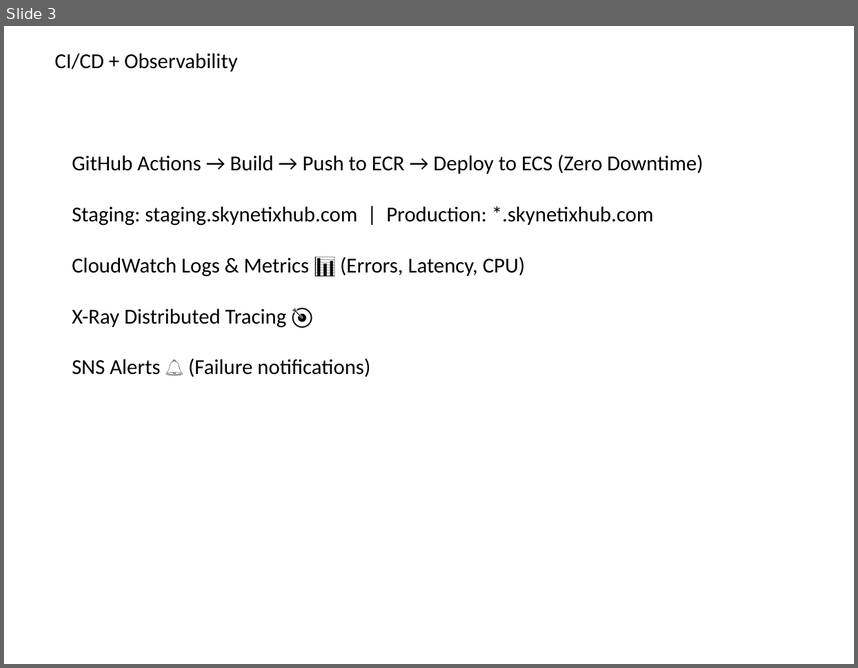
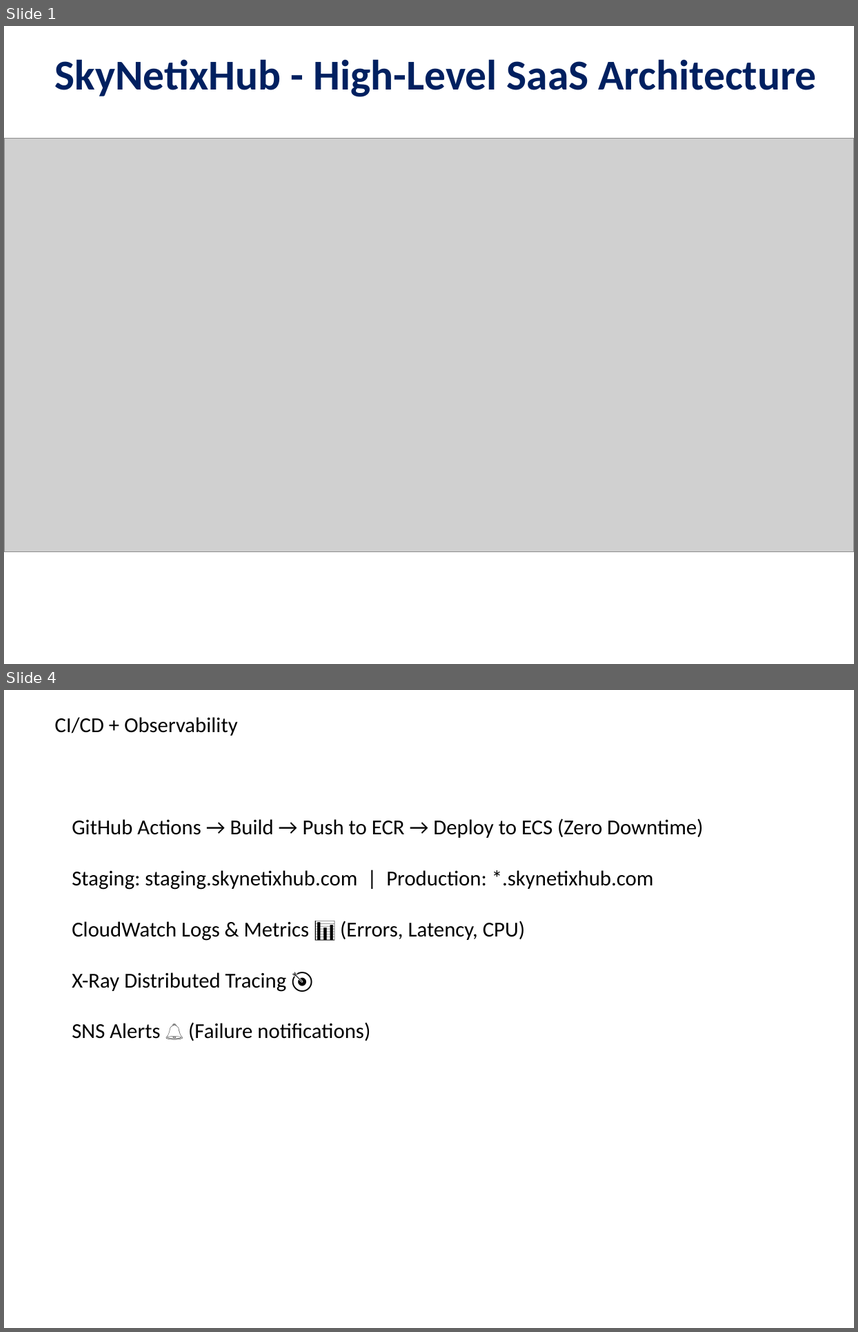
Before and after one commit to SkyNetix-Systems/SkyNetixHub, a slide deck: docs/SkyNetixHub_AWS_Architecture.pptx. Shown one above the other, each under a label of ours: slide 3 before the commit, slides 1 and 4 after it; the slides between them are not shown. The pictures are 858x668 and 858x1332 pixels, drawn with LibreOffice and Linux fonts; fonts in the diff are those of the drawing; grey boxes stand for pictures. Boxes give left, top, right and bottom in pixels: in the first picture for what was removed or moved away, otherwise in the second. Text is boxed around its words. In the diff, an @@ line names an element or a change of style, - is before the commit and + after.

Commit message:
architecture added

```diff
--- a/docs/SkyNetixHub_AWS_Architecture.pptx
+++ b/docs/SkyNetixHub_AWS_Architecture.pptx
@@ slide 1 added at (4,26,854,664), background #FFFFFF @@
@@ text added at (55,59,816,97), 36 pt, text #002060, bold @@
+SkyNetixHub - High-Level SaaS Architecture
@@ picture added at (4,138,854,551) @@
@@ what was slide 3 is now slide 4 @@
```
Also in this commit, not shown: 2 slides changed, 1 other file.
